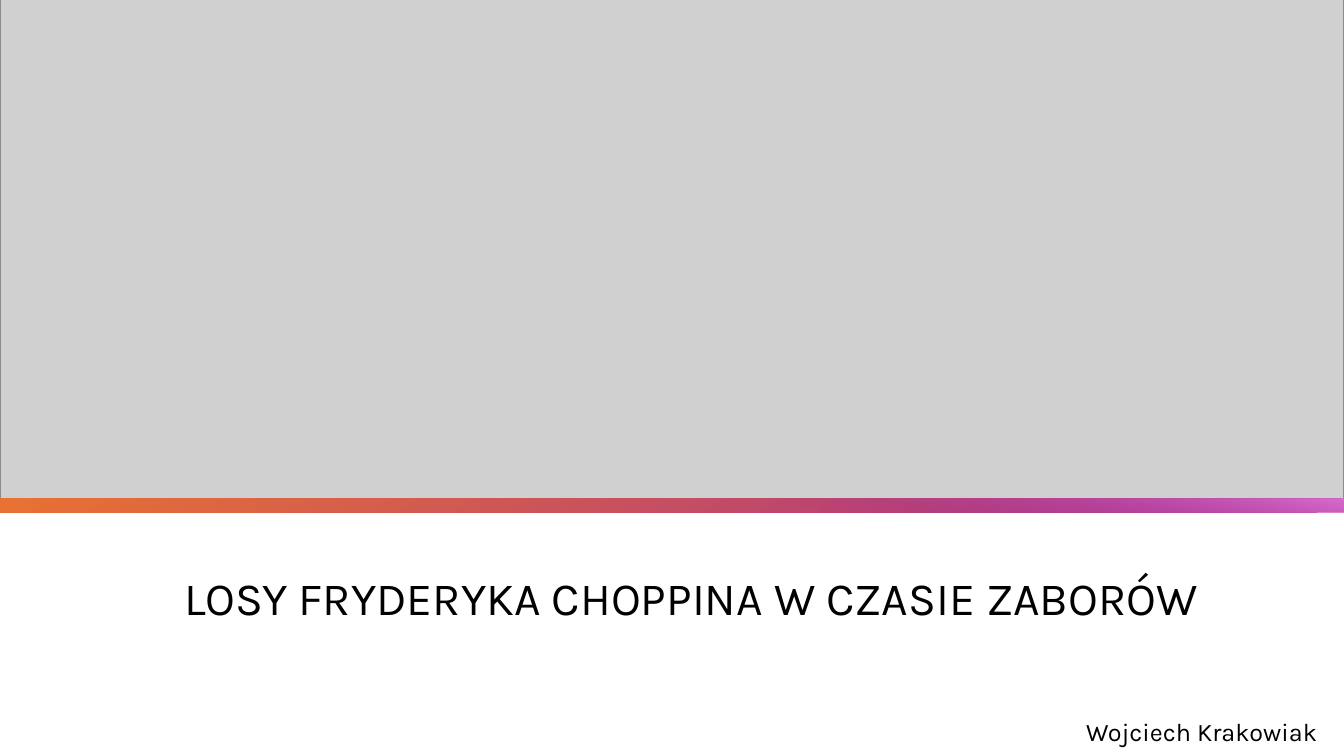
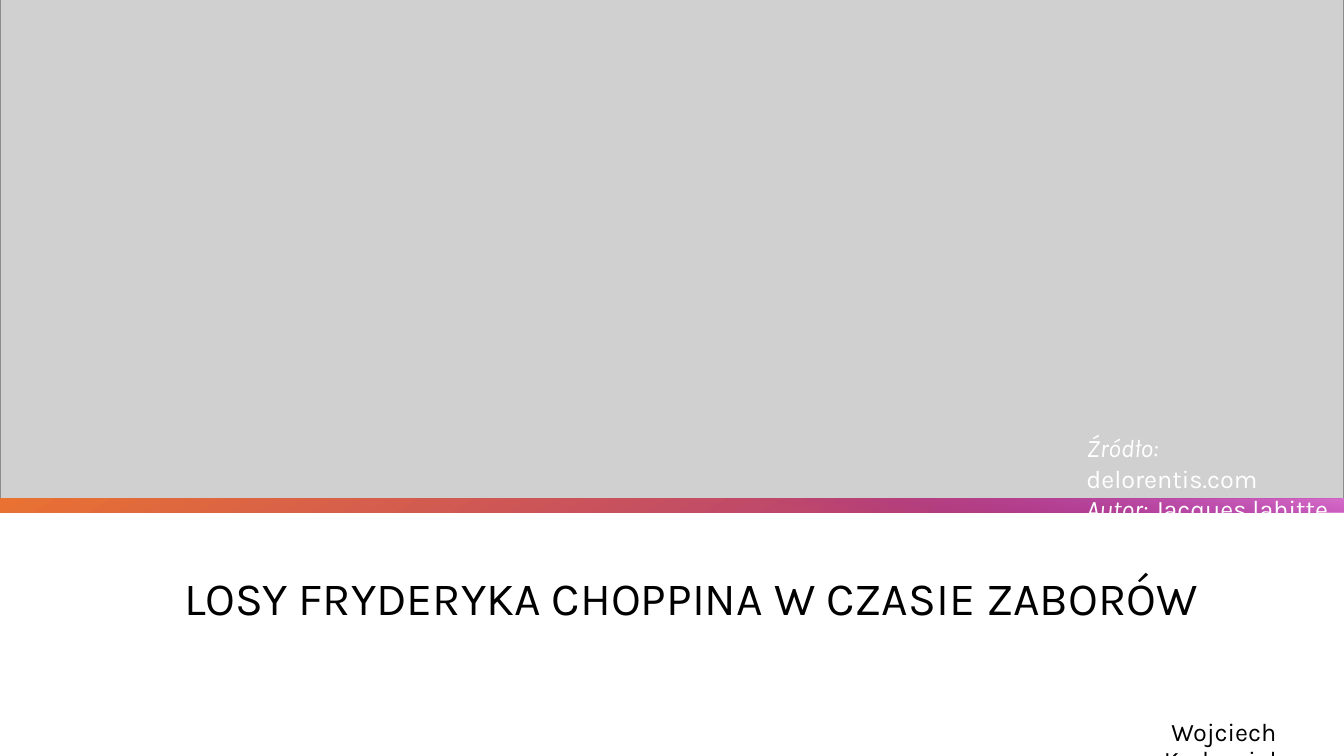
Before and after one commit to wojciechkrakowiak7-arch/Fajna-strona, a slide deck: slide 1 of pliki polski/LOSY FRYDERYKA CHOPINA W CZASIE ZABORÓW.pptx. Drawn at 1344x756 pixels with LibreOffice and Linux fonts; fonts in the diff are those of the drawing; grey boxes stand for pictures. Boxes give left, top, right and bottom in pixels: in the first picture for what was removed or moved away, otherwise in the second. Text is boxed around its words. In the diff, an @@ line names an element or a change of style, - is before the commit and + after.

```diff
--- a/pliki polski/LOSY FRYDERYKA CHOPINA W CZASIE ZABORÓW.pptx
+++ b/pliki polski/LOSY FRYDERYKA CHOPINA W CZASIE ZABORÓW.pptx
@@ text added at (1086, 436, 1327, 524), 18 pt, text #FFFFFF @@
+Źródło: delorentis.com
+Autor: Jacques lahitte
@@ subtitle "Wojciech Krakowiak" rewrapped from (1086, 723, 1317, 748) to (1171, 723, 1276, 747) @@
```
Also in this commit, not shown: 3 other slides changed, 1 slide added, 16 other files.
